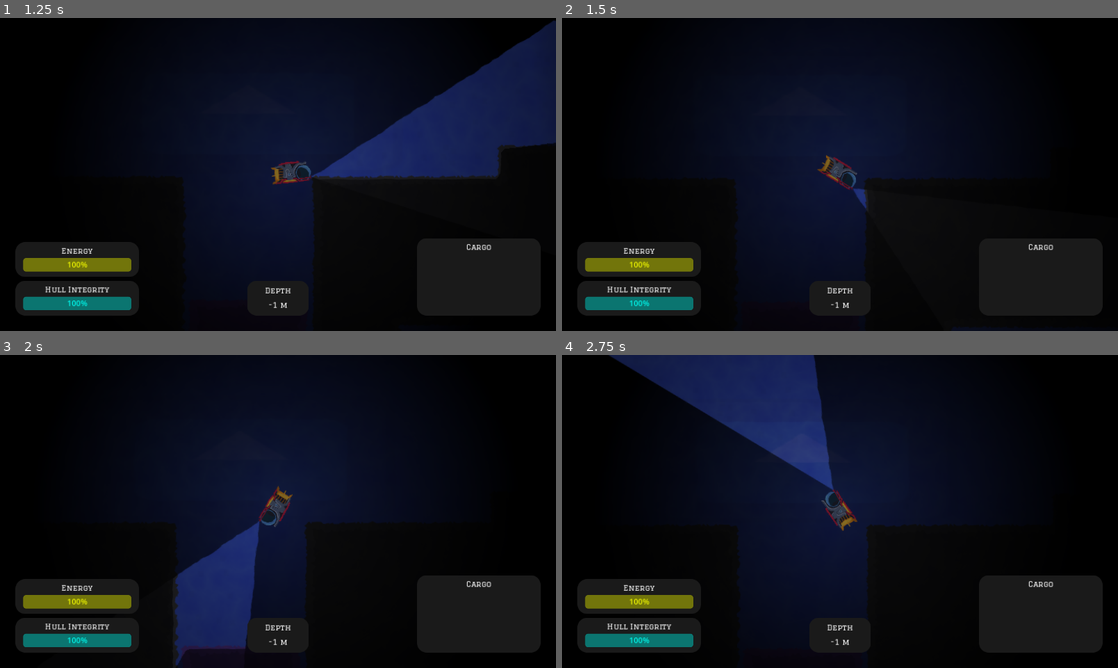
Above: before the commit, frames 1-4 (two rows, left to right).
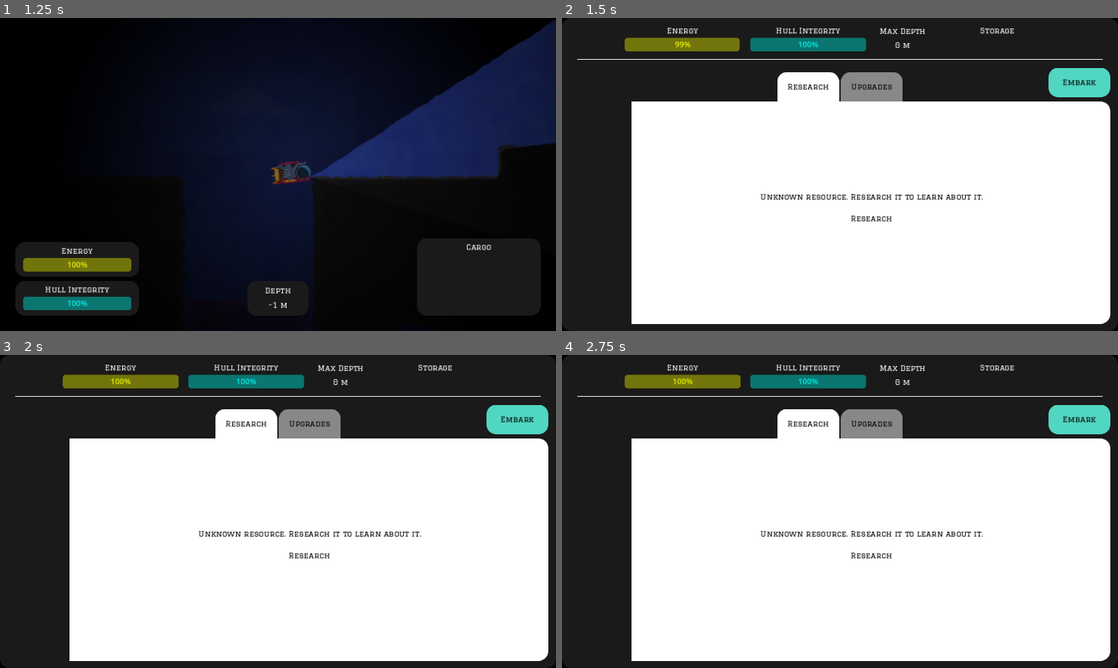
Above: after the commit, the same moments.

Repository: Remblej/SubmarineGame
Game: Godot game, scene res://map/test.tscn
Two runs of this game, one before a commit and one after it. Both use one fixed random seed, a clock stepped at 60 frames per second and the inputs below. The engine's default icon, where the game draws it, is replaced by a stand-in: a white triangle on a blue panel in a dark square.
Inputs (mouse positions are in pixels of both pictures, inside the frame that each line leads up to):
- Up to frame 1 (1.25 s): move the mouse to (400, 158) at 0.52 s; press the mouse at (400, 158) at 0.53 s; hold D (debug_right) from 0.53 s (still down)
- Up to frame 2 (1.5 s): move the mouse to (728, 190) at 1.27 s; release D (debug_right) at 1.28 s; release the mouse at (728, 190) at 1.28 s; hold A (debug_left) from 1.28 s (still down); click (728, 190) at 1.35 s
- Up to frame 3 (2 s): keep holding A (debug_left)
- Up to frame 4 (2.75 s): release A (debug_left) at 2 s; click (806, 423) at 2 s, where only the run after the commit has a clickable "Research"

Frame 1 is identical in both runs. In frame 2, 83% of the frame differs, in the area x 0-100%, y 0-100%; in frame 3, 83%; in frame 4, 88%.

Commit message:
base ui auto activate, researching resources

Diff:
--- a/base/base.gd
+++ b/base/base.gd
@@ -1,15 +1,26 @@
 class_name Base extends Node2D
 
-@onready var area_2d: Area2D = $Area2D
+@onready var docking_area: Area2D = $DockingArea
+@onready var outer_area: Area2D = $OuterArea
 
 func _ready() -> void:
-	area_2d.body_entered.connect(_on_player_enter)
-	area_2d.body_exited.connect(_on_player_exit)
+	docking_area.body_entered.connect(_on_player_enter)
+	docking_area.body_exited.connect(_on_player_exit)
+	outer_area.body_exited.connect(_on_player_exit_outer_area)
+	Globals.embark.connect(_on_embark)
 
 func _on_player_enter(body: Node2D):
 	if body is Player:
+		body.global_position = Vector2.UP * 64
 		Globals.entered_base.emit(body as Player)
 
 func _on_player_exit(body: Node2D):
 	if body is Player:
 		Globals.exited_base.emit(body as Player)
+
+func _on_embark():
+	docking_area.set_deferred("monitoring", false)
+
+func _on_player_exit_outer_area(body: Node2D):
+	if body is Player:
+		docking_area.set_deferred("monitoring", true)
--- a/base/base.tscn
+++ b/base/base.tscn
@@ -1,23 +1,35 @@
-[gd_scene load_steps=5 format=3 uid="uid://c4noh2qbau26y"]
+[gd_scene load_steps=6 format=3 uid="uid://c4noh2qbau26y"]
 
 [ext_resource type="Script" path="res://base/base.gd" id="1_4w4qf"]
 [ext_resource type="Texture2D" uid="uid://cq2gcq38t5q31" path="res://icon.svg" id="2_8535d"]
 [ext_resource type="Script" path="res://base/storage.gd" id="3_8e73m"]
 
 [sub_resource type="RectangleShape2D" id="RectangleShape2D_piqk5"]
-size = Vector2(640, 256)
+size = Vector2(542, 222)
+
+[sub_resource type="RectangleShape2D" id="RectangleShape2D_arbwn"]
+size = Vector2(638, 250)
 
 [node name="Base" type="Node2D"]
 script = ExtResource("1_4w4qf")
 
-[node name="Area2D" type="Area2D" parent="."]
+[node name="DockingArea" type="Area2D" parent="."]
 position = Vector2(0, -256)
 collision_layer = 0
 collision_mask = 4
 
-[node name="CollisionShape2D" type="CollisionShape2D" parent="Area2D"]
+[node name="CollisionShape2D" type="CollisionShape2D" parent="DockingArea"]
+position = Vector2(0, 114)
+shape = SubResource("RectangleShape2D_piqk5")
+
+[node name="OuterArea" type="Area2D" parent="."]
+position = Vector2(0, -256)
+collision_layer = 0
+collision_mask = 4
+
+[node name="CollisionShape2D" type="CollisionShape2D" parent="OuterArea"]
 position = Vector2(0, 128)
-shape = SubResource("RectangleShape2D_piqk5")
+shape = SubResource("RectangleShape2D_arbwn")
 
 [node name="Sprite2D" type="Sprite2D" parent="."]
 self_modulate = Color(1, 1, 1, 0.0588235)
--- a/map/map.gd
+++ b/map/map.gd
@@ -49,7 +49,7 @@
 	if data:
 		var r_id = data.get_custom_data("resource_id") as int
 		if r_id:
-			return Globals.resource_by_id.get(r_id, null)
+			return Resources.by_id.get(r_id, null)
 	return null
 
 func generate():
--- a/map/map_generator.gd
+++ b/map/map_generator.gd
@@ -35,7 +35,7 @@
 
 func spawn_resources(width: int, height: int, terrain_tml: TileMapLayer, resource_tml: TileMapLayer):
 	var time = Time.get_unix_time_from_system()
-	for r in Globals.all_resources.resources:
+	for r in Resources.all.resources:
 		_spawn_resource(r, width, height, terrain_tml, resource_tml)
 	print("resources generated in: " + str(Time.get_unix_time_from_system() - time))
 
--- a/player/cargo.gd
+++ b/player/cargo.gd
@@ -10,7 +10,7 @@
 
 func _on_resource_drilled(resource: GatherableResource):
 	if try_add(resource):
-		_spawn_floating_text("+1 " + resource.name, resource.color)
+		_spawn_floating_text("+1 " + resource.get_effective_name(), resource.color)
 	else:
 		_spawn_floating_text("No cargo space!", Color.RED)
 
--- a/player/movement.gd
+++ b/player/movement.gd
@@ -17,6 +17,8 @@
 	return _current_forward_speed
 
 func calculate_rotation(old_rotation: float, delta: float) -> float:
+	if not control_enabled:
+		return 0
 	var rotation_difference = wrapf(_target_rotation() - old_rotation, -PI, PI)
 	var multi = clampf(abs(rotation_difference) / angle_difference_for_max_turning_speed, minimum_turning_speed_percent, 1.0)
 	var max_rotation_change = turning_speed * multi * delta
--- a/player/player.gd
+++ b/player/player.gd
@@ -5,11 +5,15 @@
 @onready var drill: Drill = $Drill
 @onready var sprite_2d: Sprite2D = $Sprite2D
 @onready var cargo: Cargo = $Cargo
+@onready var hud: Hud = $CanvasLayer2/Hud
+@onready var upgrades_panel: Control = $CanvasLayer2/UpgradesPanel
 
 var _depth: int
 
 func _ready() -> void:
 	Globals.drill_hit.connect(_on_drill_hit)
+	Globals.entered_base.connect(_on_entered_base)
+	Globals.exited_base.connect(_on_exited_base)
 
 func _process(delta: float) -> void:
 	var new_depth = round((global_position.y - 32) / 64)
@@ -26,3 +30,13 @@
 
 func _on_drill_hit(tile: RID, drill_damage: int):
 	movement.apply_recoil()
+
+func _on_entered_base(player: Player):
+	hud.visible = false
+	upgrades_panel.visible = true
+	movement.control_enabled = false
+
+func _on_exited_base(player: Player):
+	hud.visible = true
+	upgrades_panel.visible = false
+	movement.control_enabled = true
--- a/project.godot
+++ b/project.godot
@@ -18,6 +18,7 @@
 [autoload]
 
 Globals="*res://util/globals.tscn"
+Resources="*res://util/resources.tscn"
 
 [display]
 
--- a/resources/gatherable_resource.gd
+++ b/resources/gatherable_resource.gd
@@ -17,3 +17,6 @@
 @export var min_cluster_size: int
 @export var max_cluster_size: int
 @export var cluster_size_probability: Curve
+
+func get_effective_name() -> String:
+	return name if self in Resources.researched else "?"
--- a/ui/upgrades_ui/research_panel.gd
+++ b/ui/upgrades_ui/research_panel.gd
@@ -3,20 +3,37 @@
 @export var resource_button_scene: PackedScene
 
 @onready var resource_buttons_v_box: VBoxContainer = %ResourceButtonsVBox
-@onready var label: Label = $Panel2/Label
+@onready var research_label: Label = $Panel2/VBoxContainer/ResearchLabel
+@onready var research_button: Button = $Panel2/VBoxContainer/ResearchButton
+
+var _current_resource: GatherableResource
 
 func _ready() -> void:
+	_refresh_ui()
+	visibility_changed.connect(_refresh_ui)
+	research_button.pressed.connect(_on_research_button_pressed)
+
+func _refresh_ui():
 	for c in resource_buttons_v_box.get_children():
 		c.queue_free()
 		resource_buttons_v_box.remove_child(c)
-	for r in Globals.all_resources.resources:
+	for r in Resources.seen:
 		var b = resource_button_scene.instantiate() as ResourceResearchButton
 		b.resource = r
 		b.pressed.connect(func(): resource_pressed(r))
 		resource_buttons_v_box.add_child(b)
-	resource_pressed(Globals.all_resources.resources[0])
+	if not _current_resource and Resources.seen.size() > 0:
+		resource_pressed(Resources.seen[0])
+	else:
+		resource_pressed(_current_resource)
 
 func resource_pressed(resource: GatherableResource):
+	_current_resource = resource
 	for rb: ResourceResearchButton in resource_buttons_v_box.get_children():
-		rb.selected = rb.resource == resource
-	label.text = resource.name
+		rb.selected = rb.resource == _current_resource
+	research_label.text = _current_resource.name if _current_resource in Resources.researched else "Unknown resource. Research it to learn about it."
+	research_button.visible = _current_resource not in Resources.researched
+
+func _on_research_button_pressed():
+	Globals.resource_researched.emit(_current_resource)
+	_refresh_ui()
--- a/ui/upgrades_ui/research_panel.tscn
+++ b/ui/upgrades_ui/research_panel.tscn
@@ -1,9 +1,10 @@
-[gd_scene load_steps=5 format=3 uid="uid://d3l852vwott67"]
+[gd_scene load_steps=6 format=3 uid="uid://d3l852vwott67"]
 
 [ext_resource type="Script" path="res://ui/upgrades_ui/research_panel.gd" id="1_ah4ld"]
 [ext_resource type="Theme" uid="uid://bna4ktuogxibk" path="res://ui/panel_theme_sharp_dark.tres" id="1_x62s4"]
 [ext_resource type="PackedScene" uid="uid://ded5uildb1nb5" path="res://ui/upgrades_ui/resource_research_button.tscn" id="2_am4et"]
 [ext_resource type="LabelSettings" uid="uid://b0u07fspob1bq" path="res://ui/label_settings.tres" id="4_vil55"]
+[ext_resource type="Theme" uid="uid://bdilnrdo5nnri" path="res://ui/panel_theme_rounded_light.tres" id="5_jd0ws"]
 
 [node name="ResearchPanel" type="HBoxContainer"]
 anchors_preset = 15
@@ -35,10 +36,18 @@
 layout_mode = 2
 size_flags_horizontal = 3
 
-[node name="Label" type="Label" parent="Panel2"]
+[node name="VBoxContainer" type="VBoxContainer" parent="Panel2"]
+layout_mode = 2
+
+[node name="ResearchLabel" type="Label" parent="Panel2/VBoxContainer"]
 self_modulate = Color(0, 0, 0, 1)
 layout_mode = 2
 text = "todo"
 label_settings = ExtResource("4_vil55")
 horizontal_alignment = 1
 vertical_alignment = 1
+
+[node name="ResearchButton" type="Button" parent="Panel2/VBoxContainer"]
+layout_mode = 2
+theme = ExtResource("5_jd0ws")
+text = "Research"
--- a/ui/upgrades_ui/resource_research_button.gd
+++ b/ui/upgrades_ui/resource_research_button.gd
@@ -20,7 +20,7 @@
 func update_ui():
 	if resource:
 		if label:
-			label.text = resource.name
+			label.text = resource.get_effective_name()
 		if texture_rect:
 			texture_rect.texture = resource.icon
 	modulate.v = 1 if selected else .5
--- a/ui/upgrades_ui/upgrades_panel.gd
+++ b/ui/upgrades_ui/upgrades_panel.gd
@@ -1,11 +1,10 @@
 extends Control
 
+@onready var embark_button: Button = $Panel/MarginContainer/VBoxContainer/HBoxContainer/EmbarkButton
 
 # Called when the node enters the scene tree for the first time.
 func _ready() -> void:
-	pass # Replace with function body.
+	embark_button.pressed.connect(_on_embark_pressed)
 
-
-# Called every frame. 'delta' is the elapsed time since the previous frame.
-func _process(delta: float) -> void:
-	pass
+func _on_embark_pressed():
+	Globals.embark.emit()
--- a/util/globals.gd
+++ b/util/globals.gd
@@ -14,15 +14,13 @@
 signal velocity_changed(velocity: Vector2)
 signal entered_base(player: Player)
 signal exited_base(player: Player)
+signal embark()
+signal resource_researched(resource: GatherableResource)
 
-@export var all_resources: GatherableResources
-var resource_by_id: Dictionary # [resource_id: int, GatherableResource]
 var max_depth: int = 0
 
 func _ready() -> void:
 	depth_changed.connect(_on_depth_change)
-	for r in all_resources.resources:
-		resource_by_id[r.id] = r
 
 func _on_depth_change(depth: int):
 	if depth > max_depth:
--- a/util/globals.tscn
+++ b/util/globals.tscn
@@ -1,8 +1,6 @@
-[gd_scene load_steps=3 format=3 uid="uid://5q8cgtlh0hmn"]
+[gd_scene load_steps=2 format=3 uid="uid://5q8cgtlh0hmn"]
 
 [ext_resource type="Script" path="res://util/globals.gd" id="1_sy883"]
-[ext_resource type="Resource" uid="uid://dociumj4s3vpk" path="res://resources/all_resources.tres" id="2_ccohd"]
 
 [node name="Globals" type="Node"]
 script = ExtResource("1_sy883")
-all_resources = ExtResource("2_ccohd")
--- /dev/null
+++ b/util/resources.gd
@@ -0,0 +1,20 @@
+extends Node
+
+@export var all: GatherableResources
+var by_id: Dictionary # [resource_id: int, GatherableResource]
+var seen: Array[GatherableResource]
+var researched: Array[GatherableResource]
+
+func _ready() -> void:
+	for r in all.resources:
+		by_id[r.id] = r
+	Globals.resource_drilled.connect(_on_resource_drilled)
+	Globals.resource_researched.connect(_on_resource_researched)
+
+func _on_resource_drilled(resource: GatherableResource):
+	if resource not in seen:
+		seen.push_back(resource)
+
+func _on_resource_researched(resource: GatherableResource):
+	if resource not in researched:
+		researched.push_back(resource)
--- /dev/null
+++ b/util/resources.tscn
@@ -0,0 +1,8 @@
+[gd_scene load_steps=3 format=3 uid="uid://cxy7bdtgmxchr"]
+
+[ext_resource type="Script" path="res://util/resources.gd" id="1_gjbgb"]
+[ext_resource type="Resource" uid="uid://dociumj4s3vpk" path="res://resources/all_resources.tres" id="2_o6j0n"]
+
+[node name="Resources" type="Node"]
+script = ExtResource("1_gjbgb")
+all = ExtResource("2_o6j0n")
